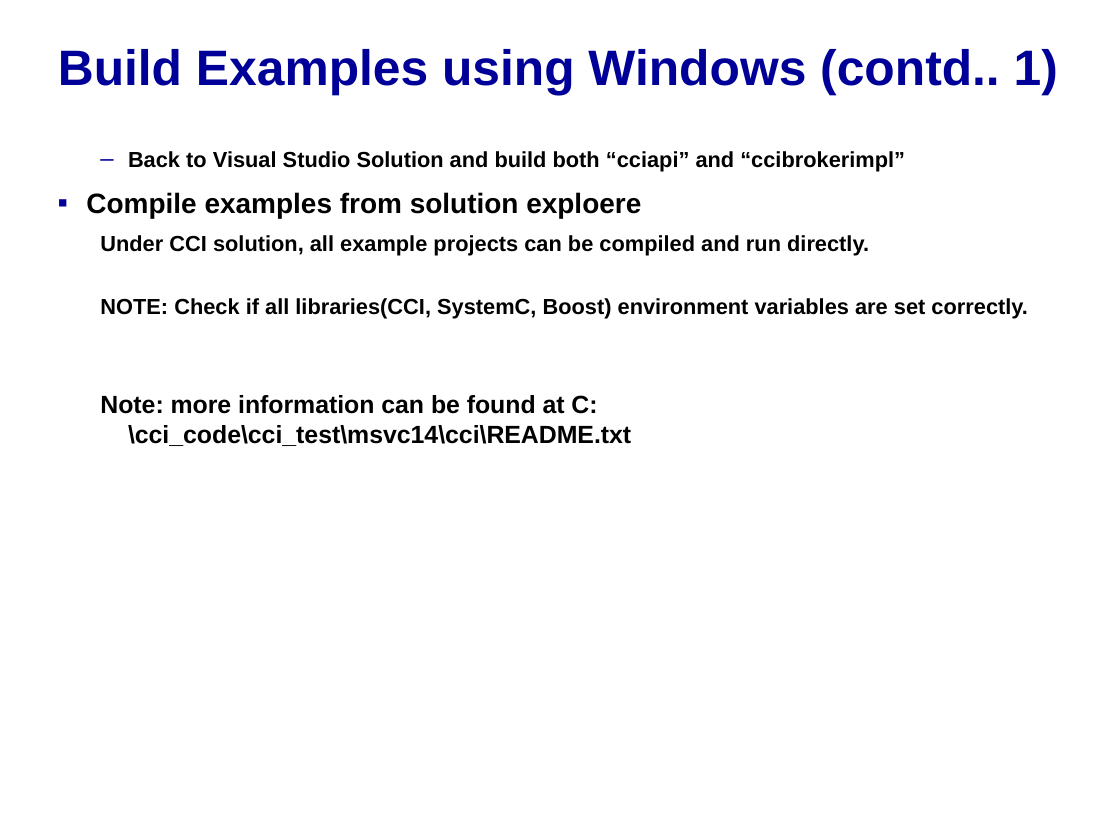
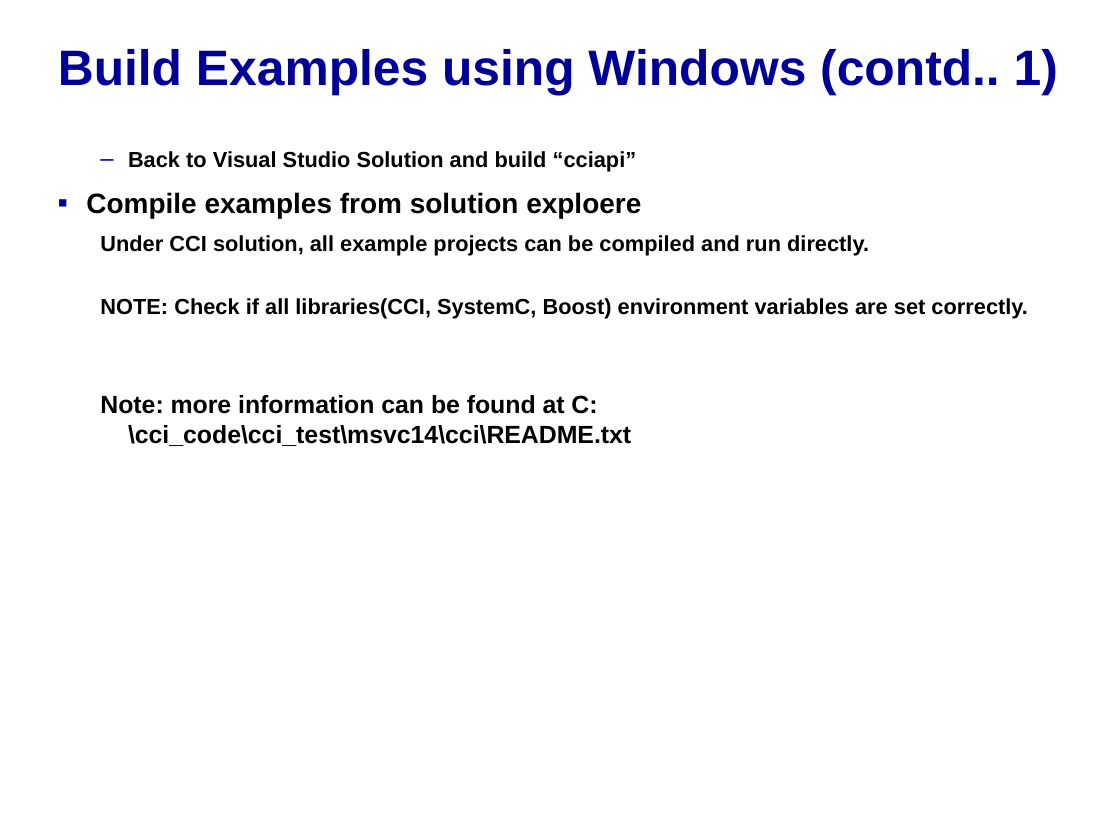
Before and after one commit to accellera-official/cci, a slide deck: slide 6 of examples/Compile_and_Run_CCI_Examples.ppt. Drawn at 1120x840 pixels with LibreOffice and Linux fonts; fonts in the diff are those of the drawing; background and template pictures are left out. Boxes give left, top, right and bottom in pixels: in the first picture for what was removed or moved away, otherwise in the second. Text is boxed around its words. In the diff, an @@ line names an element or a change of style, - is before the commit and + after.

```diff
--- a/examples/Compile_and_Run_CCI_Examples.ppt
+++ b/examples/Compile_and_Run_CCI_Examples.ppt
@@ text at (128, 151, 637, 172): text changed @@
-  – Back to Visual Studio Solution and build both “cciapi” and “ccibrokerimpl”
+  – Back to Visual Studio Solution and build “cciapi”
```
Also in this commit, not shown: 3 other slides changed, 2 other files.
